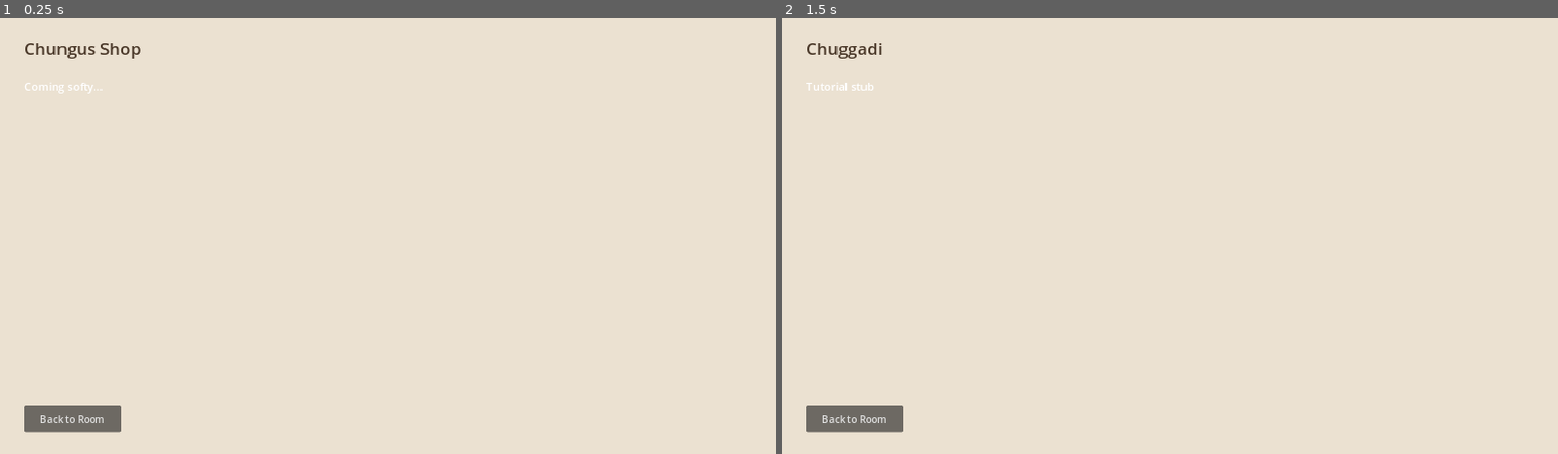
Above: before the commit, frames 1-2 (left to right).
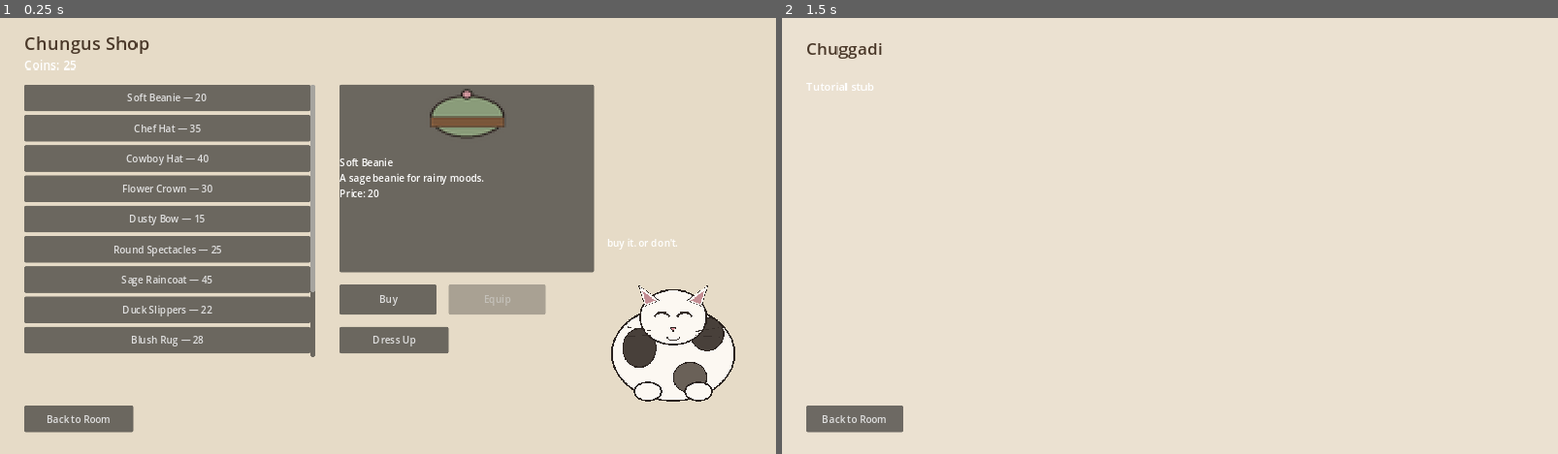
Above: after the commit, the same moments.

Repository: jxav22/baga-and-friends
Game: Godot game, scene res://scenes/ChungusShop.tscn
The game is run twice, just before and just after one commit, with the same random seed, the same clock (stepped at 60 frames per second) and the same inputs. This scene is started directly instead of the project's main scene.
Inputs:
- Up to frame 1 (0.25 s): no input
- Up to frame 2 (1.5 s): click "Back to Room" at 0.5 s; click "Chungus Shop" at 1.25 s

The runs differ from the first frame. In frame 1, 41% of the frame differs, in the area x 3-95%, y 4-96%; in frame 2, nothing differs.

Commit message:
worker/chungus-shop: playable slice
Co-authored-by: Jason <jasxavier7@gmail.com>

Diff:
--- a/scenes/ChungusShop.tscn
+++ b/scenes/ChungusShop.tscn
@@ -1,6 +1,7 @@
-[gd_scene load_steps=2 format=3]
+[gd_scene load_steps=3 format=3]
 
 [ext_resource type="Script" path="res://scripts/shop/ChungusShop.gd" id="1"]
+[ext_resource type="Texture2D" path="res://assets/chungus/chungus.png" id="2"]
 
 [node name="ChungusShop" type="Control"]
 layout_mode = 3
@@ -16,31 +17,105 @@
 anchors_preset = 15
 anchor_right = 1.0
 anchor_bottom = 1.0
-color = Color(0.92, 0.88, 0.82, 1)
+color = Color(0.90, 0.86, 0.78, 1)
 
 [node name="Title" type="Label" parent="."]
 layout_mode = 0
 offset_left = 40.0
-offset_top = 30.0
-offset_right = 800.0
-offset_bottom = 80.0
-theme_override_font_sizes/font_size = 28
+offset_top = 20.0
+offset_right = 600.0
+offset_bottom = 64.0
+theme_override_font_sizes/font_size = 30
 theme_override_colors/font_color = Color(0.29, 0.22, 0.16, 1)
 text = "Chungus Shop"
 
-[node name="Body" type="Label" parent="."]
+[node name="CoinsLabel" type="Label" parent="."]
 layout_mode = 0
 offset_left = 40.0
-offset_top = 100.0
+offset_top = 64.0
+offset_right = 300.0
+offset_bottom = 96.0
+theme_override_font_sizes/font_size = 20
+text = "Coins: 25"
+
+[node name="Scroll" type="ScrollContainer" parent="."]
+layout_mode = 0
+offset_left = 40.0
+offset_top = 110.0
+offset_right = 520.0
+offset_bottom = 560.0
+
+[node name="List" type="VBoxContainer" parent="Scroll"]
+layout_mode = 2
+size_flags_horizontal = 3
+theme_override_constants/separation = 6
+
+[node name="PreviewPanel" type="PanelContainer" parent="."]
+layout_mode = 0
+offset_left = 560.0
+offset_top = 110.0
+offset_right = 980.0
+offset_bottom = 420.0
+
+[node name="Preview" type="TextureRect" parent="PreviewPanel"]
+custom_minimum_size = Vector2(160, 160)
+layout_mode = 2
+expand_mode = 1
+stretch_mode = 5
+
+[node name="Detail" type="Label" parent="PreviewPanel"]
+layout_mode = 2
+autowrap_mode = 3
+text = "Select an item"
+
+[node name="BuyButton" type="Button" parent="."]
+layout_mode = 0
+offset_left = 560.0
+offset_top = 440.0
+offset_right = 720.0
+offset_bottom = 490.0
+text = "Buy"
+
+[node name="EquipButton" type="Button" parent="."]
+layout_mode = 0
+offset_left = 740.0
+offset_top = 440.0
 offset_right = 900.0
-offset_bottom = 200.0
-theme_override_font_sizes/font_size = 18
-text = "Coming softy..."
+offset_bottom = 490.0
+text = "Equip"
+
+[node name="DressButton" type="Button" parent="."]
+layout_mode = 0
+offset_left = 560.0
+offset_top = 510.0
+offset_right = 740.0
+offset_bottom = 554.0
+text = "Dress Up"
 
 [node name="BackButton" type="Button" parent="."]
 layout_mode = 0
 offset_left = 40.0
 offset_top = 640.0
-offset_right = 200.0
+offset_right = 220.0
 offset_bottom = 684.0
 text = "Back to Room"
+
+[node name="Chungus" type="TextureRect" parent="."]
+layout_mode = 0
+offset_left = 980.0
+offset_top = 420.0
+offset_right = 1240.0
+offset_bottom = 660.0
+texture = ExtResource("2")
+expand_mode = 1
+stretch_mode = 5
+
+[node name="ChungusSpeech" type="Label" parent="."]
+layout_mode = 0
+offset_left = 900.0
+offset_top = 360.0
+offset_right = 1220.0
+offset_bottom = 410.0
+theme_override_font_sizes/font_size = 16
+text = "...."
+horizontal_alignment = 1
--- a/scenes/DressUp.tscn
+++ b/scenes/DressUp.tscn
@@ -7,8 +7,6 @@
 anchors_preset = 15
 anchor_right = 1.0
 anchor_bottom = 1.0
-grow_horizontal = 2
-grow_vertical = 2
 script = ExtResource("1")
 
 [node name="Bg" type="ColorRect" parent="."]
@@ -16,31 +14,57 @@
 anchors_preset = 15
 anchor_right = 1.0
 anchor_bottom = 1.0
-color = Color(0.92, 0.88, 0.82, 1)
+color = Color(0.93, 0.89, 0.83, 1)
 
 [node name="Title" type="Label" parent="."]
 layout_mode = 0
 offset_left = 40.0
-offset_top = 30.0
-offset_right = 800.0
-offset_bottom = 80.0
-theme_override_font_sizes/font_size = 28
-theme_override_colors/font_color = Color(0.29, 0.22, 0.16, 1)
+offset_top = 20.0
+offset_right = 400.0
+offset_bottom = 64.0
+theme_override_font_sizes/font_size = 30
 text = "Dress Up"
 
-[node name="Body" type="Label" parent="."]
+[node name="Info" type="Label" parent="."]
 layout_mode = 0
 offset_left = 40.0
-offset_top = 100.0
-offset_right = 900.0
-offset_bottom = 200.0
-theme_override_font_sizes/font_size = 18
-text = "Equip cosmetics here."
+offset_top = 70.0
+offset_right = 700.0
+offset_bottom = 110.0
+autowrap_mode = 3
+text = "Equip owned cosmetics"
+
+[node name="Scroll" type="ScrollContainer" parent="."]
+layout_mode = 0
+offset_left = 40.0
+offset_top = 120.0
+offset_right = 520.0
+offset_bottom = 560.0
+
+[node name="List" type="VBoxContainer" parent="Scroll"]
+layout_mode = 2
+size_flags_horizontal = 3
+theme_override_constants/separation = 6
+
+[node name="BagaSlot" type="Control" parent="."]
+layout_mode = 0
+offset_left = 650.0
+offset_top = 140.0
+offset_right = 906.0
+offset_bottom = 460.0
+
+[node name="ShopButton" type="Button" parent="."]
+layout_mode = 0
+offset_left = 40.0
+offset_top = 580.0
+offset_right = 200.0
+offset_bottom = 624.0
+text = "Shop"
 
 [node name="BackButton" type="Button" parent="."]
 layout_mode = 0
-offset_left = 40.0
-offset_top = 640.0
-offset_right = 200.0
-offset_bottom = 684.0
+offset_left = 220.0
+offset_top = 580.0
+offset_right = 400.0
+offset_bottom = 624.0
 text = "Back to Room"
--- a/scripts/shop/ChungusShop.gd
+++ b/scripts/shop/ChungusShop.gd
@@ -1,8 +1,87 @@
 extends Control
-## Stub — filled by parallel worker slice.
+## Chungus shop — browse, preview, buy 12 cosmetics.
+
+@onready var list: VBoxContainer = $Scroll/List
+@onready var preview: TextureRect = $PreviewPanel/Preview
+@onready var detail: Label = $PreviewPanel/Detail
+@onready var coins_label: Label = $CoinsLabel
+@onready var chungus: TextureRect = $Chungus
+@onready var speech: Label = $ChungusSpeech
+
+var _selected: String = ""
 
 
 func _ready() -> void:
-	var btn := get_node_or_null("BackButton")
-	if btn:
-		btn.pressed.connect(func() -> void: SceneRouter.go_room())
+	$BackButton.pressed.connect(func() -> void: SceneRouter.go_room())
+	$BuyButton.pressed.connect(_on_buy)
+	$EquipButton.pressed.connect(_on_equip)
+	$DressButton.pressed.connect(func() -> void: SceneRouter.go_dress_up())
+	GameState.coins_changed.connect(func(_c: int) -> void: _refresh_coins())
+	_refresh_coins()
+	_build_list()
+	speech.text = "....welcome"
+	if CosmeticCatalog.all_items().size() > 0:
+		_select(CosmeticCatalog.all_items()[0].id)
+
+
+func _refresh_coins() -> void:
+	coins_label.text = "Coins: %d" % GameState.coins
+
+
+func _build_list() -> void:
+	for child in list.get_children():
+		child.queue_free()
+	for item in CosmeticCatalog.all_items():
+		var row := Button.new()
+		row.custom_minimum_size = Vector2(0, 44)
+		var owned := "✓ " if Inventory.owns(item.id) else ""
+		row.text = "%s%s — %d" % [owned, item.name, item.price]
+		var id := item.id
+		row.pressed.connect(func() -> void: _select(id))
+		list.add_child(row)
+
+
+func _select(id: String) -> void:
+	_selected = id
+	var item := CosmeticCatalog.get_item(id)
+	if item == null:
+		return
+	preview.texture = load(item.icon_path) as Texture2D
+	var owned := Inventory.owns(id)
+	detail.text = "%s\n%s\nPrice: %d%s" % [
+		item.name, item.description, item.price,
+		" (owned)" if owned else ""
+	]
+	$BuyButton.disabled = owned or GameState.coins < item.price
+	$EquipButton.disabled = not owned
+	speech.text = _deadpan(item.name)
+
+
+func _deadpan(name: String) -> String:
+	var lines := [
+		"...%s. fine." % name.to_lower(),
+		"buy it. or don't.",
+		"chungus approves. barely.",
+		"...",
+	]
+	return lines[hash(name) % lines.size()]
+
+
+func _on_buy() -> void:
+	if _selected.is_empty():
+		return
+	if Inventory.purchase(_selected):
+		speech.text = "...sold."
+		_build_list()
+		_select(_selected)
+	else:
+		speech.text = "...not enough."
+
+
+func _on_equip() -> void:
+	if _selected.is_empty():
+		return
+	Inventory.equip(_selected)
+	speech.text = "...equipped."
+	_build_list()
+	_select(_selected)
--- a/scripts/shop/DressUp.gd
+++ b/scripts/shop/DressUp.gd
@@ -1,8 +1,50 @@
 extends Control
-## Stub — filled by parallel worker slice.
+## Equip / unequip owned cosmetics with live Baga preview.
+
+@onready var list: VBoxContainer = $Scroll/List
+@onready var baga_slot: Control = $BagaSlot
+@onready var info: Label = $Info
+
+var _baga: Control
 
 
 func _ready() -> void:
-	var btn := get_node_or_null("BackButton")
-	if btn:
-		btn.pressed.connect(func() -> void: SceneRouter.go_room())
+	$BackButton.pressed.connect(func() -> void: SceneRouter.go_room())
+	$ShopButton.pressed.connect(func() -> void: SceneRouter.go_shop())
+	var packed := load("res://scenes/Baga.tscn") as PackedScene
+	_baga = packed.instantiate()
+	baga_slot.add_child(_baga)
+	GameState.cosmetics_changed.connect(_rebuild)
+	_rebuild()
+
+
+func _rebuild() -> void:
+	for child in list.get_children():
+		child.queue_free()
+	var owned := Inventory.owned_ids()
+	if owned.is_empty():
+		info.text = "No cosmetics yet. Visit Chungus Shop — starting coins buy a cheap bow or cushion."
+		return
+	info.text = "Tap to equip / unequip. Cosmetics are cosmetic only."
+	var eq := Inventory.get_equipped()
+	for id in owned:
+		var item := CosmeticCatalog.get_item(id)
+		if item == null:
+			continue
+		var equipped_now := str(eq.get(item.slot, "")) == id
+		var row := Button.new()
+		row.custom_minimum_size = Vector2(0, 40)
+		row.text = ("%s %s [%s]" % ["●" if equipped_now else "○", item.name, item.slot])
+		var capture := id
+		var slot := item.slot
+		row.pressed.connect(func() -> void: _toggle(capture, slot))
+		list.add_child(row)
+
+
+func _toggle(id: String, slot: String) -> void:
+	var eq := Inventory.get_equipped()
+	if str(eq.get(slot, "")) == id:
+		Inventory.unequip(slot)
+	else:
+		Inventory.equip(id)
+	_rebuild()
